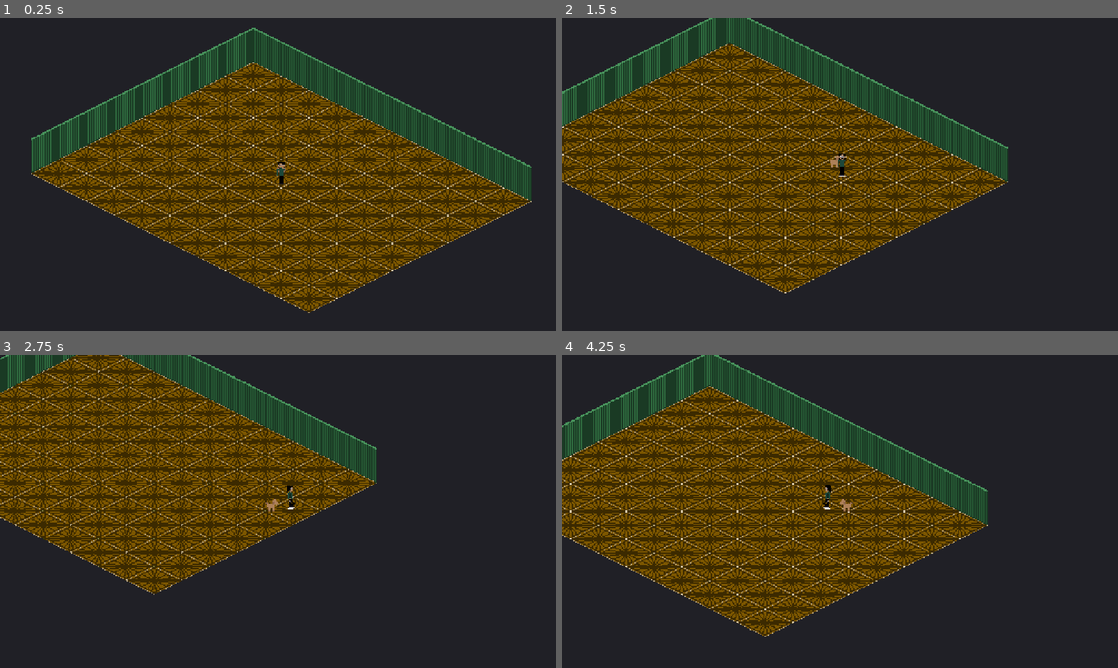
Above: before the commit, frames 1-4 (two rows, left to right).
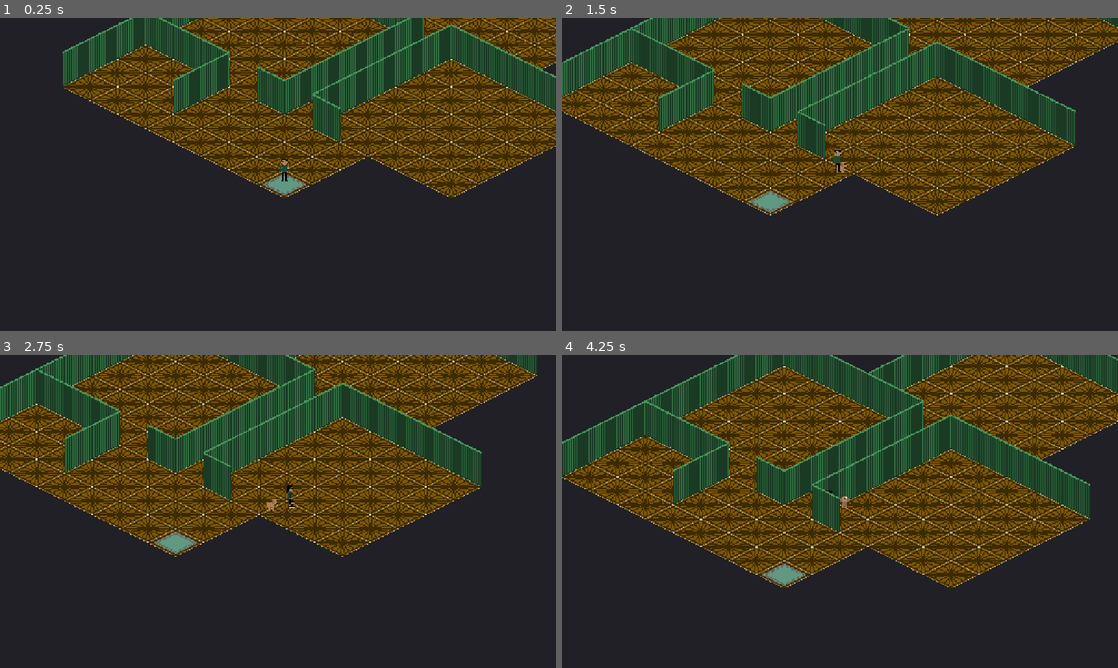
Above: after the commit, the same moments.

Repository: deets-137/DeetsLife
Game: Godot game, scene res://scenes/main.tscn
Two runs of this game, one before a commit and one after it. Both use one fixed random seed, a clock stepped at 60 frames per second and the inputs below.
Inputs:
- Up to frame 1 (0.25 s): no input
- Up to frame 2 (1.5 s): hold D (move_right) 0.53-1.28 s; hold S (move_down) from 1.28 s (still down)
- Up to frame 3 (2.75 s): release S (move_down) at 2.03 s; hold D (move_right) from 2.03 s (still down)
- Up to frame 4 (4.25 s): release D (move_right) at 2.78 s; hold W (move_up) 2.78-3.53 s; hold A (move_left) from 3.53 s (still down)

The runs differ from the first frame. In frame 1, 60% of the frame differs, in the area x 5-100%, y 0-95%; in frame 2, 54%; in frame 3, 45%; in frame 4, 57%.

Commit message:
Multi-room graybox map with real collision and per-room art folders
Aditya's layout: 5x3 entry (welcome mat + spawn bottom-right), doors at
both ends of the NE wall into 5x5 rooms A and B, a middle door onto a
1x5 hall to back room D (5x5), and a NW-wall door into 3x3 room C.
Geometry is data-driven in ROOMS in room.gd.

- Collision: SegmentShape2D colliders along every wall and floor-boundary
  edge + move_and_slide, replacing point-checks that let the player clip.
- Wall Y-sort: walls render as 16px strips sorted along the sloping base,
  so sprites can no longer draw through walls near tile seams.
- Per-room drop-in assets in game/assets/rooms/ (floors, walls, entry
  mat, optional doorframe slots) for Aditya to hand-draw over; specs in
  PIXEL_ART_GUIDE "Per-room assets".
- Docs: build-style loop and current state in CLAUDE.md/BUILD_PLAN.
  game/assets/tiles/ is superseded (kept until Aditya deletes it).

Co-Authored-By: Claude Fable 5 <noreply@anthropic.com>

Diff:
--- a/game/scripts/room.gd
+++ b/game/scripts/room.gd
@@ -1,37 +1,53 @@
 extends Node2D
-## Graybox era-room: builds a checkered isometric floor and NW/NE walls from
-## the placeholder tiles at runtime, and keeps the player on the floor.
+## Graybox multi-room map: builds every room's floor and NW/NE walls at runtime
+## from per-room assets in assets/rooms/<name>/, leaves door gaps in the walls,
+## and builds segment colliders along walls and floor boundaries so the player's
+## CharacterBody2D collides and slides normally (doors are the only way between rooms).
 ## Tile coords: u grows toward screen lower-right, v toward lower-left.
 ## World origin = center of tile (0, 0).
 
 const TILE_W := 128
 const TILE_H := 64
 const WALL_PX_H := 112  # wall texture height (80 face + 32 slope)
+const WALL_STRIPS := 4  # Y-sort slices per wall tile (see _add_wall)
 
-@export var room_width := 10  # tiles along u
-@export var room_depth := 8   # tiles along v
+## Each room draws from assets/rooms/<key>/: floor_a, floor_b, wall_nw, wall_ne.
+## Walls go on the NW (west-column) and NE (north-row) edges; SE/SW stay open
+## to the camera. The hall skips its NE wall — it opens straight into room D.
+const ROOMS := {
+	"entry": { "origin": Vector2i(0, 0), "size": Vector2i(5, 3) },
+	"room_a": { "origin": Vector2i(-3, -5), "size": Vector2i(5, 5) },
+	"room_b": { "origin": Vector2i(3, -5), "size": Vector2i(5, 5) },
+	"room_c": { "origin": Vector2i(-3, 0), "size": Vector2i(3, 3) },
+	"room_d": { "origin": Vector2i(0, -10), "size": Vector2i(5, 5) },
+	"hall": { "origin": Vector2i(2, -5), "size": Vector2i(1, 5), "no_ne_wall": true },
+}
 
-var _floor_a: Texture2D = preload("res://assets/tiles/floor_beige.png")
-var _floor_b: Texture2D = preload("res://assets/tiles/floor_beige_alt.png")
-var _wall_nw: Texture2D = preload("res://assets/tiles/wall_nw.png")
-var _wall_ne: Texture2D = preload("res://assets/tiles/wall_ne.png")
+## Wall tiles skipped to leave doorways (frames get hand-drawn art later).
+const DOOR_GAPS_NE := [Vector2i(0, 0), Vector2i(2, 0), Vector2i(4, 0)]  # entry → A, hall, B
+const DOOR_GAPS_NW := [Vector2i(0, 2)]  # entry → C
+
+const SPAWN_TILE := Vector2i(4, 2)  # bottom-right of the entry, on the mat
 
 @onready var _player: CharacterBody2D = $Player
+
+var _floor_root: Node2D
+var _walkable := {}     # Vector2i(u, v) -> true
+var _blocked_nw := {}   # Vector2i(u, v): wall between (u, v) and (u-1, v)
+var _blocked_ne := {}   # Vector2i(u, v): wall between (u, v) and (u, v-1)
 
 
 func _ready() -> void:
 	y_sort_enabled = true
-	_build_floor()
-	_build_walls()
-	_player.position = tile_to_world((room_width - 1) / 2.0, (room_depth - 1) / 2.0)
-
-
-func _physics_process(_delta: float) -> void:
-	# Graybox bounds: clamp the player to the floor diamond.
-	var t := world_to_tile(_player.position)
-	t.x = clampf(t.x, -0.1, room_width - 0.6)
-	t.y = clampf(t.y, -0.1, room_depth - 0.6)
-	_player.position = tile_to_world(t.x, t.y)
+	_floor_root = Node2D.new()
+	_floor_root.name = "Floor"
+	_floor_root.z_index = -10
+	add_child(_floor_root)
+	for room_name in ROOMS:
+		_build_room(room_name, ROOMS[room_name])
+	_build_mat()
+	_build_collision()
+	_player.position = tile_to_world(SPAWN_TILE.x, SPAWN_TILE.y)
 
 
 func tile_to_world(u: float, v: float) -> Vector2:
@@ -44,34 +60,105 @@
 	return Vector2((x + y) * 0.5, (y - x) * 0.5)
 
 
-func _build_floor() -> void:
-	var floor_root := Node2D.new()
-	floor_root.name = "Floor"
-	floor_root.z_index = -10
-	add_child(floor_root)
-	for u in room_width:
-		for v in room_depth:
+func _build_room(room_name: String, r: Dictionary) -> void:
+	var o: Vector2i = r.origin
+	var sz: Vector2i = r.size
+	var dir := "res://assets/rooms/%s" % room_name
+	var floor_a: Texture2D = load(dir + "/floor_a.png")
+	var floor_b: Texture2D = load(dir + "/floor_b.png")
+	for u in range(o.x, o.x + sz.x):
+		for v in range(o.y, o.y + sz.y):
+			_walkable[Vector2i(u, v)] = true
 			var s := Sprite2D.new()
-			s.texture = _floor_a if (u + v) % 2 == 0 else _floor_b
+			s.texture = floor_a if (u + v) % 2 == 0 else floor_b
 			s.position = tile_to_world(u, v)
-			floor_root.add_child(s)
+			_floor_root.add_child(s)
+	var wall_nw: Texture2D = load(dir + "/wall_nw.png")
+	for v in range(o.y, o.y + sz.y):
+		var t := Vector2i(o.x, v)
+		if t in DOOR_GAPS_NW:
+			_maybe_add_door(dir + "/door_nw.png", t, true)
+			continue
+		_blocked_nw[t] = true
+		_add_wall(wall_nw, t, true)
+	if r.get("no_ne_wall", false):
+		return
+	var wall_ne: Texture2D = load(dir + "/wall_ne.png")
+	for u in range(o.x, o.x + sz.x):
+		var t := Vector2i(u, o.y)
+		if t in DOOR_GAPS_NE:
+			_maybe_add_door(dir + "/door_ne.png", t, false)
+			continue
+		_blocked_ne[t] = true
+		_add_wall(wall_ne, t, false)
 
 
-func _build_walls() -> void:
-	for u in room_width:
-		var c := tile_to_world(u, 0)
-		_add_wall(_wall_ne, c + Vector2(0, -16), Vector2(0, -(WALL_PX_H - 16)))
-	for v in room_depth:
-		var c := tile_to_world(0, v)
-		_add_wall(_wall_nw, c + Vector2(-32, -16), Vector2(-32, -(WALL_PX_H - 16)))
+func _build_mat() -> void:
+	# Added after the floors so it draws on top of them, still under the player.
+	var mat := Sprite2D.new()
+	mat.texture = load("res://assets/rooms/entry/mat.png")
+	mat.position = tile_to_world(SPAWN_TILE.x, SPAWN_TILE.y)
+	_floor_root.add_child(mat)
 
 
-func _add_wall(tex: Texture2D, pos: Vector2, off: Vector2) -> void:
-	# position = base midpoint of the wall (its Y-sort point); offset shifts the
-	# texture so it draws upward from that base.
-	var s := Sprite2D.new()
-	s.centered = false
-	s.texture = tex
-	s.position = pos
-	s.offset = off
-	add_child(s)
+func _maybe_add_door(path: String, t: Vector2i, nw: bool) -> void:
+	# Doorframe art is optional: drop door_nw.png / door_ne.png (64×112, transparent
+	# opening) into the room's folder and it renders in the wall gap. Never blocks.
+	if ResourceLoader.exists(path):
+		_add_wall(load(path), t, nw)
+
+
+func _add_wall(tex: Texture2D, t: Vector2i, nw: bool) -> void:
+	# Each wall tile is sliced into vertical strips, each Y-sorted at its own
+	# piece of the sloping base line. One sprite per tile would sort by the base
+	# midpoint, and the base spans 32px of Y — so anything standing near the
+	# high or low end of the slope could draw on the wrong side of the wall.
+	var c := tile_to_world(t.x, t.y)
+	var w := 64.0 / WALL_STRIPS
+	for i in WALL_STRIPS:
+		var strip_mid := i * w + w * 0.5  # x along the wall, from its left end
+		var s := Sprite2D.new()
+		s.centered = false
+		s.texture = tex
+		s.region_enabled = true
+		s.region_rect = Rect2(i * w, 0, w, WALL_PX_H)
+		if nw:  # base runs from (c.x-64, c.y) up to (c.x, c.y-32)
+			s.position = Vector2(c.x - 64 + i * w, c.y - strip_mid * 0.5)
+		else:   # base runs from (c.x, c.y-32) down to (c.x+64, c.y)
+			s.position = Vector2(c.x + i * w, c.y - 32 + strip_mid * 0.5)
+		s.offset = Vector2(0, (c.y - WALL_PX_H) - s.position.y)
+		add_child(s)
+
+
+func _build_collision() -> void:
+	# One StaticBody2D with a segment along every impassable tile edge: wall
+	# edges, plus the floor's outer boundary. Door gaps get no segment, so the
+	# player's feet box collides and slides with regular move_and_slide physics.
+	var body := StaticBody2D.new()
+	body.name = "WallColliders"
+	add_child(body)
+	for t: Vector2i in _walkable:
+		# NW edge of t (between t and its -u neighbor), and the same edge seen
+		# from the far side when the +u neighbor is off the map.
+		if _blocked_nw.has(t) or not _walkable.has(t + Vector2i(-1, 0)):
+			_add_edge_segment(body, t, true)
+		if not _walkable.has(t + Vector2i(1, 0)):
+			_add_edge_segment(body, t + Vector2i(1, 0), true)
+		# NE edge of t (between t and its -v neighbor), same trick for +v.
+		if _blocked_ne.has(t) or not _walkable.has(t + Vector2i(0, -1)):
+			_add_edge_segment(body, t, false)
+		if not _walkable.has(t + Vector2i(0, 1)):
+			_add_edge_segment(body, t + Vector2i(0, 1), false)
+
+
+func _add_edge_segment(body: StaticBody2D, t: Vector2i, nw: bool) -> void:
+	var shape := SegmentShape2D.new()
+	if nw:  # west edge of tile t: from its north corner to its west corner
+		shape.a = tile_to_world(t.x - 0.5, t.y - 0.5)
+		shape.b = tile_to_world(t.x - 0.5, t.y + 0.5)
+	else:   # north edge of tile t: from its north corner to its east corner
+		shape.a = tile_to_world(t.x - 0.5, t.y - 0.5)
+		shape.b = tile_to_world(t.x + 0.5, t.y - 0.5)
+	var cs := CollisionShape2D.new()
+	cs.shape = shape
+	body.add_child(cs)
Binary file added: game/assets/rooms/entry/floor_a.png
Not shown, added: game/assets/rooms/entry/floor_a.png.import
Binary file added: game/assets/rooms/entry/floor_b.png
Not shown, added: game/assets/rooms/entry/floor_b.png.import
Binary file added: game/assets/rooms/entry/mat.png
Not shown, added: game/assets/rooms/entry/mat.png.import
Binary file added: game/assets/rooms/entry/wall_ne.png
Not shown, added: game/assets/rooms/entry/wall_ne.png.import
Binary file added: game/assets/rooms/entry/wall_nw.png
Not shown, added: game/assets/rooms/entry/wall_nw.png.import
Binary file added: game/assets/rooms/hall/floor_a.png
Not shown, added: game/assets/rooms/hall/floor_a.png.import
(and 39 more such lines)
